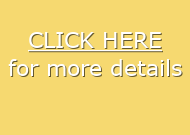
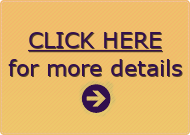
Before/after of a 190px x 135px layered artwork. What changed in the layer stack:
painted on "CLICK HERE ..." over (x1=8, y1=32, x2=182, y2=76)
"CLICK HERE ... #1": opacity 59% → 64% over (x1=9, y1=33, x2=183, y2=77)
added layer "Pasted Layer copy" above "Pasted Layer #1" over (x1=0, y1=0, x2=190, y2=135)
"texture": opacity 23% → 25%, blend normal → hard light over (x1=0, y1=0, x2=190, y2=135)
painted on "Pasted Layer" over (x1=78, y1=73, x2=117, y2=118)
